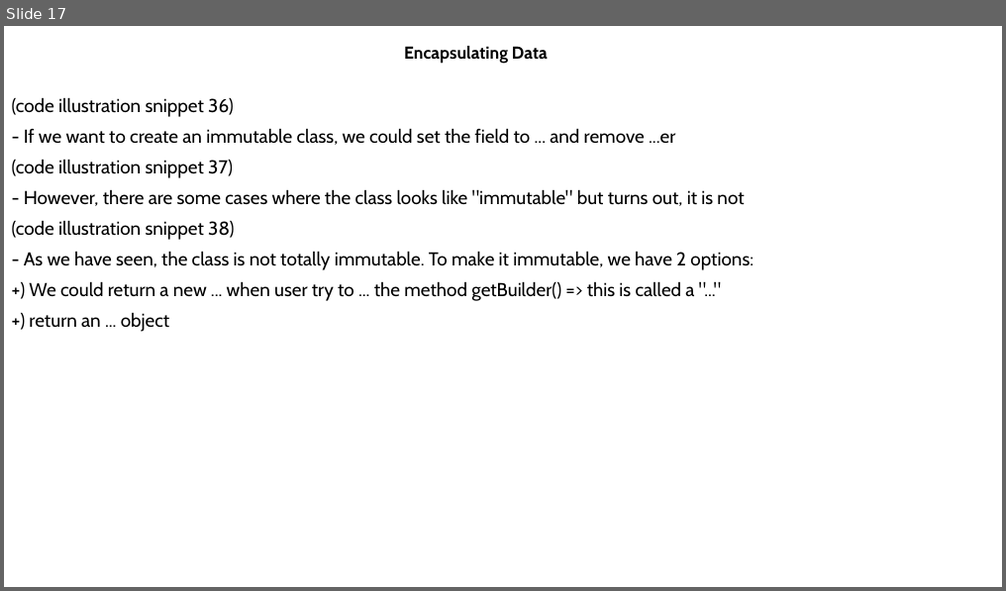
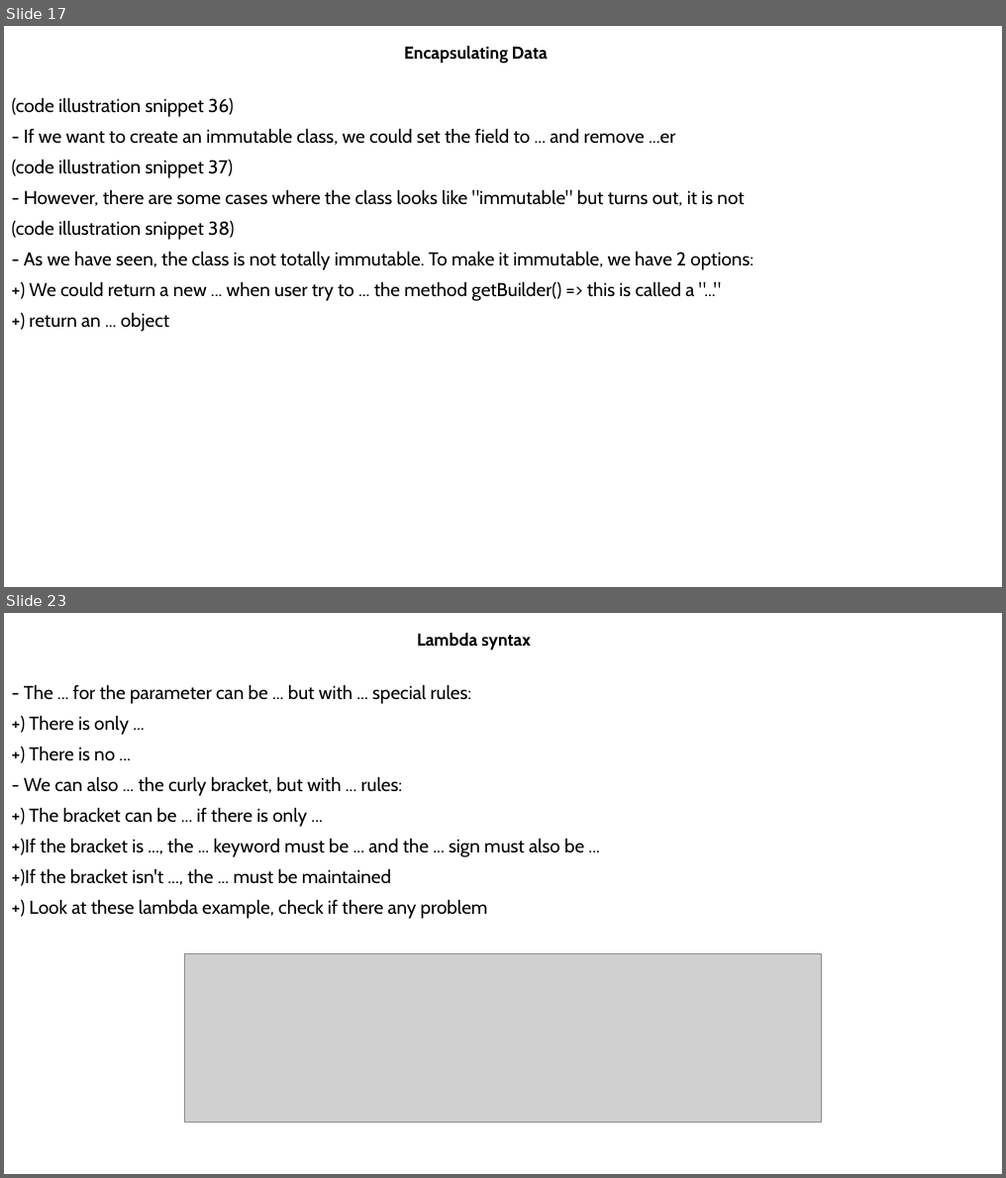
Before and after one commit to MaiDinhVinh/CS-Java, a slide deck: self-study resources/J8SE1/Chapter 4 - Methods and Encapsulation.pptx. Shown one above the other, each under a label of ours: slide 17 before the commit, slides 17 and 23 after it; the slides between them are not shown. The pictures are 1006x591 and 1006x1178 pixels, drawn with LibreOffice and Linux fonts; fonts in the diff are those of the drawing; grey boxes stand for pictures. Boxes give left, top, right and bottom in pixels: in the first picture for what was removed or moved away, otherwise in the second. Text is boxed around its words. In the diff, an @@ line names an element or a change of style, - is before the commit and + after.

```diff
--- a/self-study resources/J8SE1/Chapter 4 - Methods and Encapsulation.pptx
+++ b/self-study resources/J8SE1/Chapter 4 - Methods and Encapsulation.pptx
@@ slide 23 added at <box>4,613,1002,1174</box>, background #FFFFFF @@
@@ subtitle added at <box>417,633,531,651</box>, 16.6 pt, text #000000, bold @@
+Lambda syntax
@@ text added at <box>12,684,584,919</box>, 18 pt, text #000000 @@
+- The ... for the parameter can be ... but with ... special rules:
++) There is only ...
++) There is no ...
+- We can also ... the curly bracket, but with ... rules:
++) The bracket can be ... if there is only ...
++)If the bracket is ..., the ... keyword must be ... and the ... sign must also be ...
++)If the bracket isn't ..., the ... must be maintained
++) Look at these lambda example, check if there any problem
@@ picture added at <box>185,954,822,1122</box> @@
```
Also in this commit, not shown: 1 slide changed, 9 other slides added.
